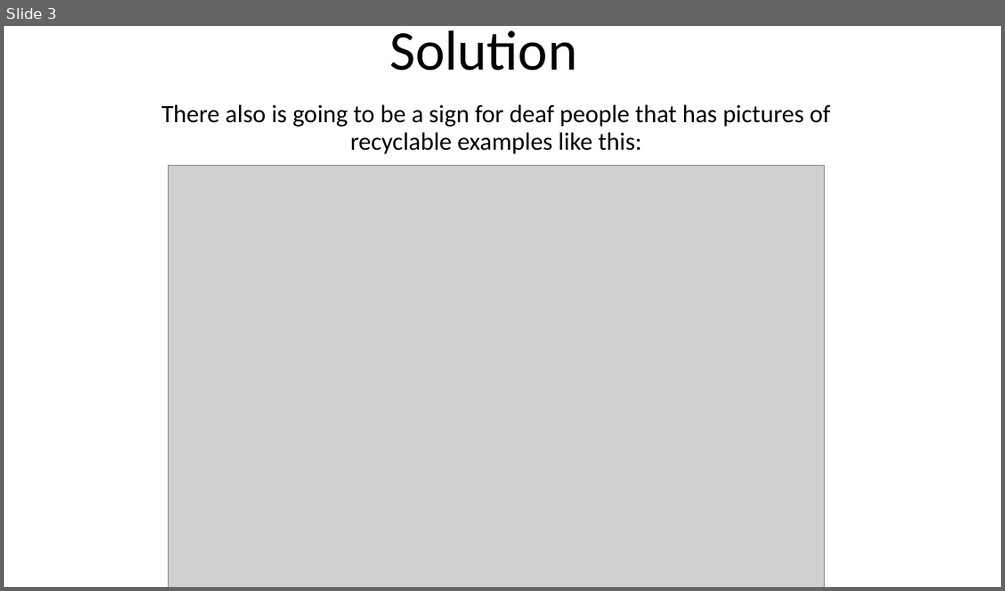
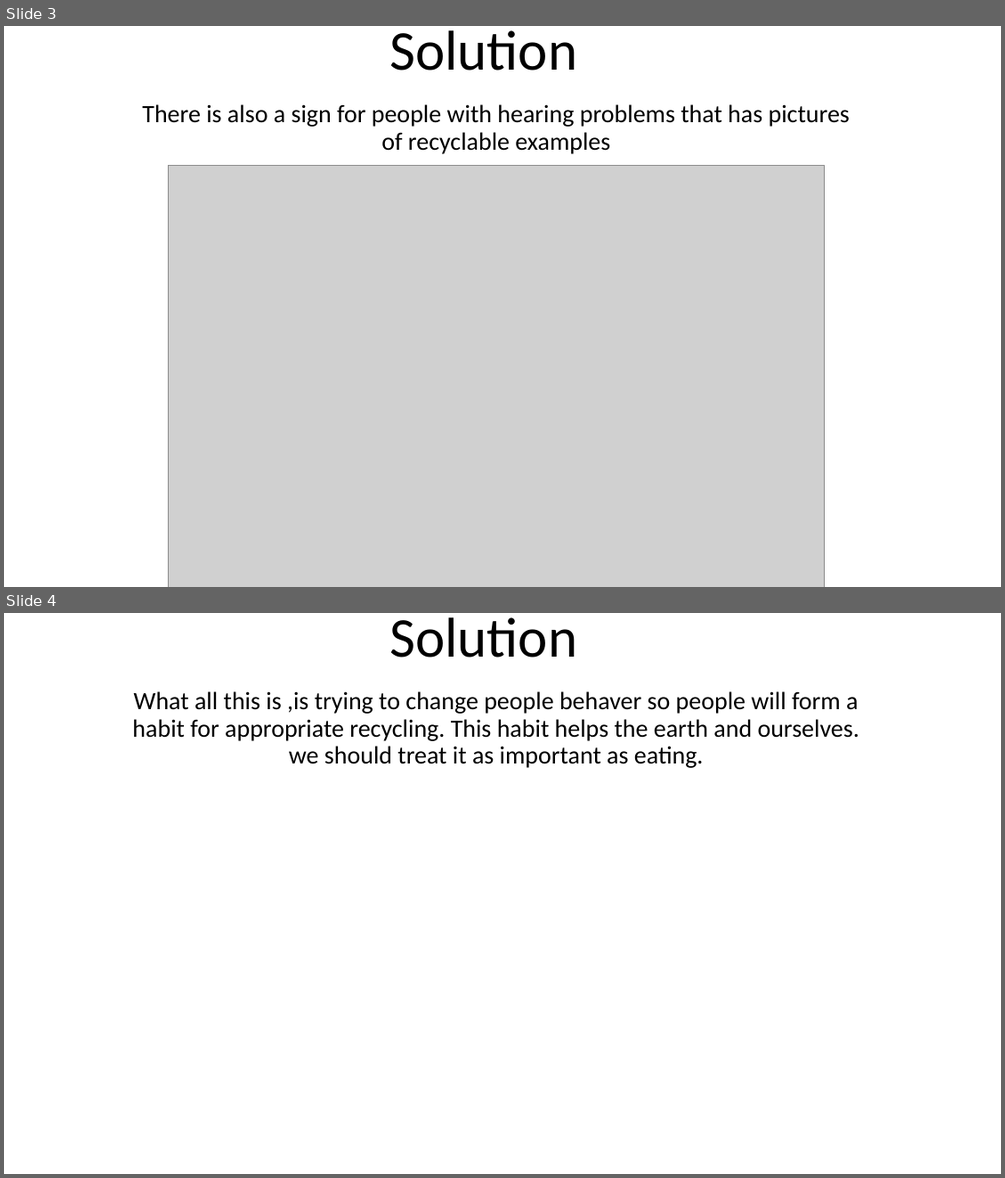
Before and after one commit to eeyujian/FLL2015, a slide deck: daniel/fll 2015 presintion.pptx. Shown one above the other, each under a label of ours: slide 3 before the commit, slides 3 and 4 after it. The pictures are 1005x591 and 1005x1178 pixels, drawn with LibreOffice and Linux fonts; fonts in the diff are those of the drawing; grey boxes stand for pictures. Boxes give left, top, right and bottom in pixels: in the first picture for what was removed or moved away, otherwise in the second. Text is boxed around its words. In the diff, an @@ line names an element or a change of style, - is before the commit and + after.

```diff
--- a/daniel/fll 2015 presintion.pptx
+++ b/daniel/fll 2015 presintion.pptx
@@ slide 4 added at (x1=4, y1=613, x2=1001, y2=1174), background #FFFFFF @@
@@ title added at (x1=389, y1=617, x2=577, y2=657), 54 pt, text #000000 @@
+Solution
@@ subtitle added at (x1=132, y1=691, x2=859, y2=768), 24 pt, text #000000 @@
+What all this is ,is trying to change people behaver so people will form a habit for appropriate recycling. This habit helps the earth and ourselves. we should treat it as important as eating.
@@ slide 3 changed as well @@
@@ subtitle at (x1=142, y1=104, x2=850, y2=154): text changed @@
-There also is going to be a sign for deaf people that has pictures of recyclable examples like this:
+There is also a sign for people with hearing problems that has pictures of recyclable examples
```
Also in this commit, not shown: 2 other slides changed.
